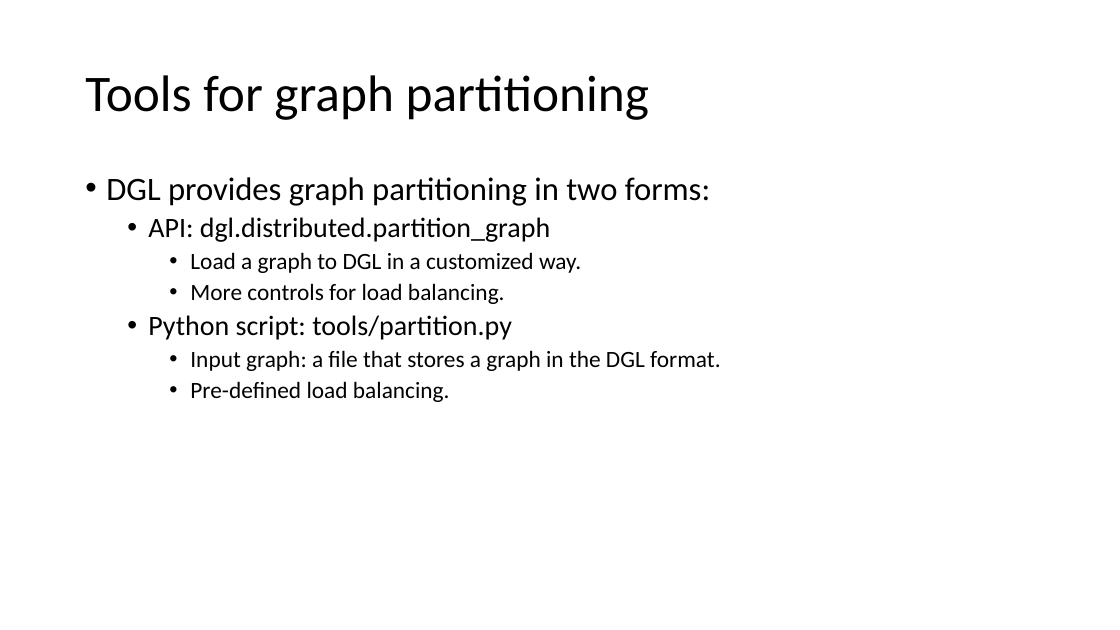
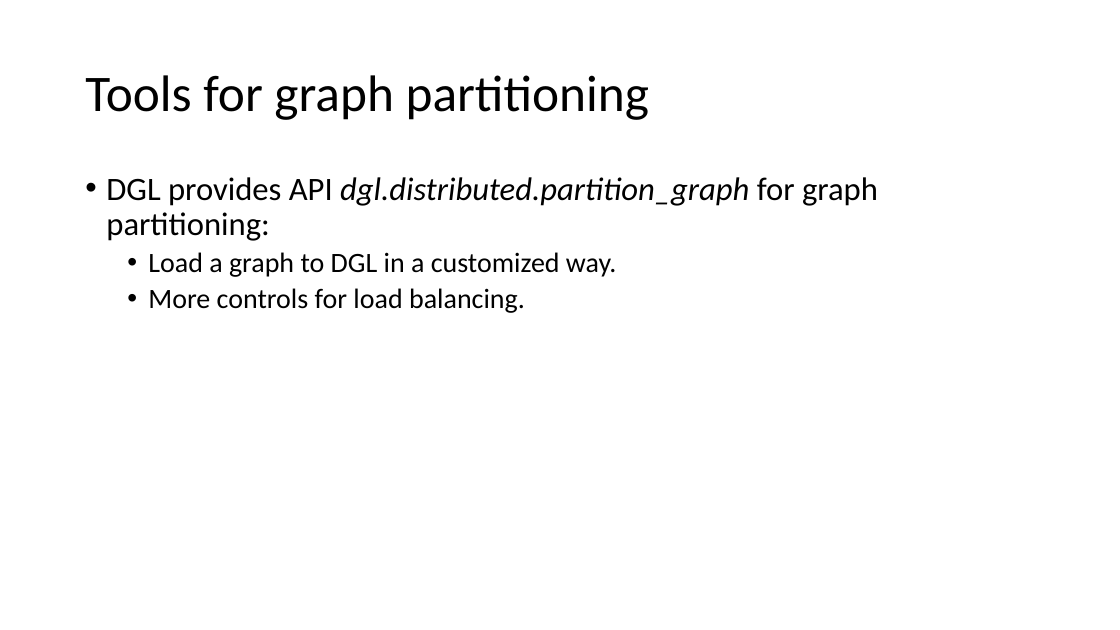
Before and after one commit to dglai/KDD20-Hands-on-Tutorial, a slide deck: slide 9 of 5-distributed/distributed training tutorial.pptx. Drawn at 1120x630 pixels with LibreOffice and Linux fonts; fonts in the diff are those of the drawing. Boxes give left, top, right and bottom in pixels: in the first picture for what was removed or moved away, otherwise in the second. Text is boxed around its words. In the diff, an @@ line names an element or a change of style, - is before the commit and + after.

```diff
--- a/5-distributed/distributed training tutorial.pptx
+++ b/5-distributed/distributed training tutorial.pptx
@@ text at box(106, 177, 878, 241): text changed @@
-• DGL provides graph partitioning in two forms:
-  • API: dgl.distributed.partition_graph
+• DGL provides API dgl.distributed.partition_graph for graph partitioning:
@@ text at box(148, 252, 617, 313): size 20 to 24 pt in "Load a graph to DGL in a ...", "More controls for load balancing."; list level 3 to 2 in "Load a graph to DGL ..."; list level 3 to 2 in "More controls for load balancing." @@
@@ text at box(148, 315, 720, 402): paragraphs removed @@
-  • Python script: tools/partition.py
-    • Input graph: a file that stores a graph in the DGL format.
-    • Pre-defined load balancing.
```
Also in this commit, not shown: 7 other slides changed.
